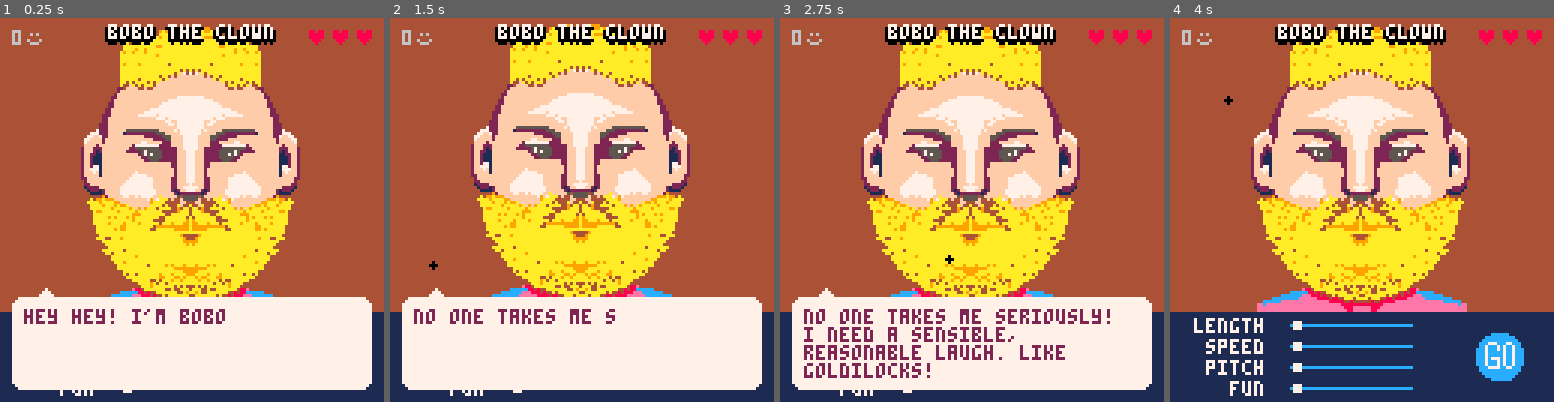
Above: before the commit, frames 1-4 (left to right).
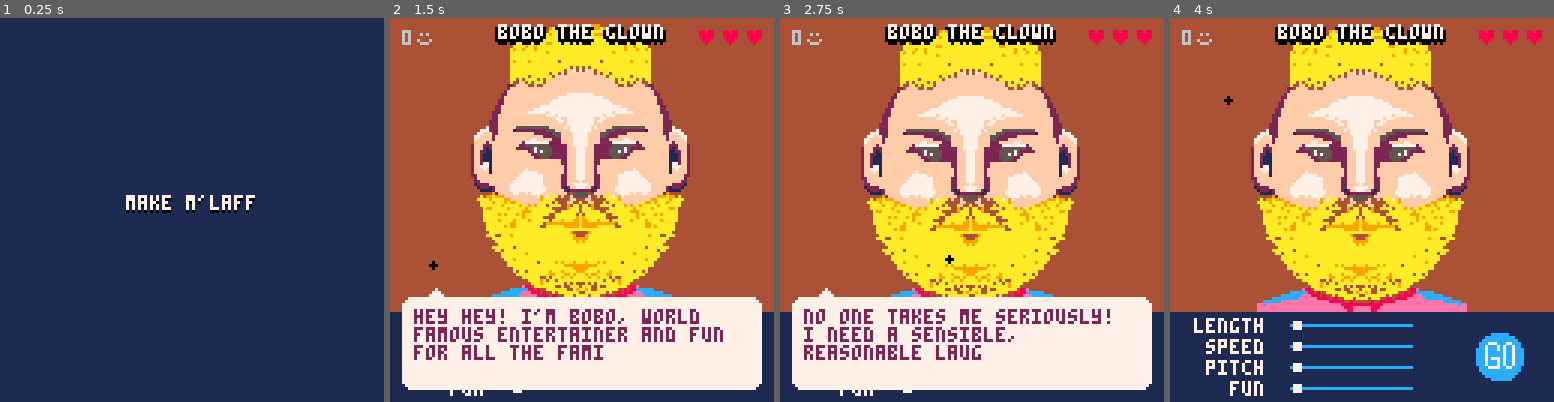
Above: after the commit, the same moments.

Repository: Alfie-Edwards/game-boys
Game: PICO-8 cartridge game.p8
The game is run twice, just before and just after one commit, with the same random seed, the same clock (stepped at 60 frames per second) and the same inputs.
Inputs (mouse positions are in pixels of both pictures, inside the frame that each line leads up to):
- Up to frame 1 (0.25 s): no input
- Up to frame 2 (1.5 s): tap X (X key) at 0.33, 1.07 s; click (670, 121) at 0.67 s; tap O (Z key) at 0.7 s; click (436, 267) at 1.22 s
- Up to frame 3 (2.75 s): tap O (Z key) at 1.7, 2.1, 2.5 s; click (887, 114) at 1.77 s; tap X (X key) at 1.85 s; click (952, 259) at 2.32 s
- Up to frame 4 (4 s): click (1404, 106) at 2.87 s; tap O (Z key) at 2.9, 3.3, 3.7 s; tap X (X key) at 2.97 s; click (1465, 256) at 3.42 s; click (1231, 102) at 3.97 s

The runs differ from the first frame. In frame 1, 95% of the frame differs, in the area x 0-100%, y 0-99%; in frame 2, 3.1%; in frame 3, 0.9%; in frame 4, nothing differs.

Commit message:
Start screen

Diff:
--- a/game.p8
+++ b/game.p8
@@ -11,14 +11,6 @@
 -- setup -----------------------
 max_health = 3
 max_adjustments = 3
-
--- state -----------------------
-health = max_health
-score = 0
-lost = false
-
-laughing = false
-current_laugh = nil
 
 -- laughs ----------------------
 -- speed, pitch, fun
@@ -53,6 +45,10 @@
     timers = {}
     laughing = false
     current_laugh = nil
+    started = false
+    health = max_health
+    score = 0
+    lost = false
 
     sliders = {
         length = { name_x = 8, y = 100, value = 1, grabbed = false },
@@ -71,7 +67,6 @@
             end
         },
     }
-	init_people()
 end
 
 function restart()
@@ -83,6 +78,14 @@
 
 function _update60()
     update_mouse()
+
+    if not started then
+        if any_input() then
+            started = true
+            init_people()
+        end
+        return
+    end
 
     if lost and btn(5) then
         restart()
@@ -197,6 +200,24 @@
 	print(replay_button, (64 - replay_text_length / 2) + lnpx(replay_start_text), replay_text_y)
 	color(7)
 	print(replay_end_text, (64 - replay_text_length / 2) + lnpx(replay_start_text..replay_button), replay_text_y)
+end
+
+function draw_start_screen()
+    cls(1)
+
+    color(0)
+    print_centered("make m'laff", 60)
+    color(5)
+    print_centered("make m'laff", 59)
+
+    color(1)
+    if strobe(0.66) then
+        print_centered("PRESS ANY BUTTON...", 100)
+    end
+end
+
+function print_centered(text, y, offset)
+    print(text, (128 - lnpx(text)) / 2 + (offset or 0), y)
 end
 
 function wrap(text)
@@ -235,6 +256,11 @@
 function _draw()
 	cls(4)
 
+    if not started then
+        draw_start_screen()
+        return
+    end
+
 	if lost then
 		draw_lose_screen()
 		return
@@ -298,13 +324,12 @@
     -- person name
     local name = current_person().name
 	color(0)
-    local x = (128 - lnpx(name)) / 2
-    print(name, x, 3)
-    print(name, x - 1, 3)
-    print(name, x + 1, 3)
-    print(name, x, 4)
+    print_centered(name, 3)
+    print_centered(name, 3, -1)
+    print_centered(name, 3, 1)
+    print_centered(name, 4)
 	color(7)
-    print(name, x, 2)
+    print_centered(name, 2)
 
     -- score
 	color(6)
